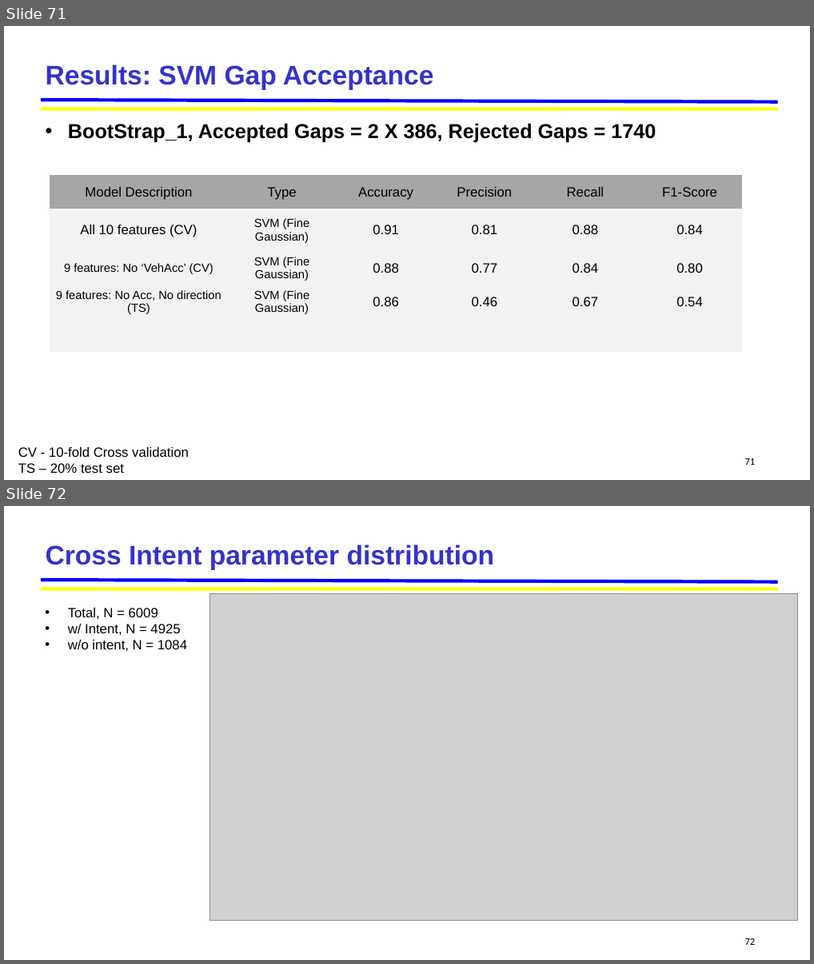
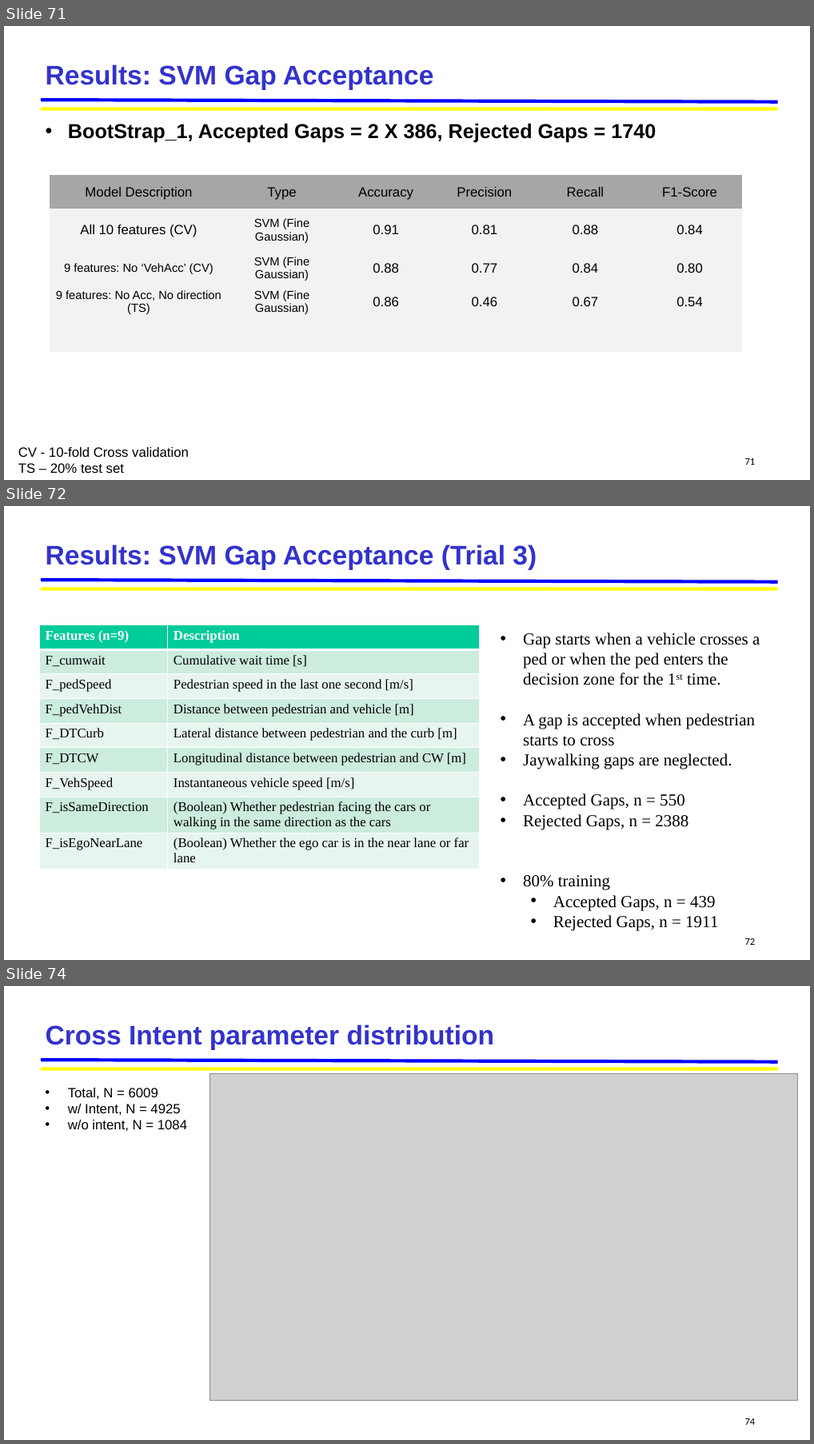
Before and after one commit to jskumaar/pedestrianHybridModel, a slide deck: Pedestrian_Hybrid_Model [Autosaved].pptx. Shown one above the other, each under a label of ours: slides 71 and 72 before the commit, slides 71, 72 and 74 after it; the slides between them are not shown. The pictures are 814x964 and 814x1444 pixels, drawn with LibreOffice and Linux fonts; fonts in the diff are those of the drawing; grey boxes stand for pictures; background and template pictures are left out. Boxes give left, top, right and bottom in pixels: in the first picture for what was removed or moved away, otherwise in the second. Text is boxed around its words. In the diff, an @@ line names an element or a change of style, - is before the commit and + after.

```diff
--- a/Pedestrian_Hybrid_Model [Autosaved].pptx
+++ b/Pedestrian_Hybrid_Model [Autosaved].pptx
@@ slide 72 added at (4, 506, 810, 960), background #FFFFFF; not listed: 2 template elements that a slide beside it also shows @@
@@ title added at (46, 544, 537, 570), 32 pt, text #3333CC, bold @@
+Results: SVM Gap Acceptance (Trial 3)
@@ table added at (39, 625, 479, 901), 9 rows, 2 columns @@
+Features (n=9) | Description
+F_cumwait | Cumulative wait time [s]
+F_pedSpeed | Pedestrian speed in the last one second [m/s]
+F_pedVehDist | Distance between pedestrian and vehicle [m]
+F_DTCurb | Lateral distance between pedestrian and the curb [m]
+F_DTCW | Longitudinal distance between pedestrian and CW [m]
+F_VehSpeed | Instantaneous vehicle speed [m/s]
+F_isSameDirection | (Boolean) Whether pedestrian facing the cars or walking in the same direction as the cars
+F_isEgoNearLane | (Boolean) Whether the ego car is in the near lane or far lane
@@ text added at (523, 632, 760, 931), 20 pt, text #000000 @@
+• Gap starts when a vehicle crosses a ped or when the ped enters the decision zone for the 1st time.
+• A gap is accepted when pedestrian starts to cross
+• Jaywalking gaps are neglected.
+• Accepted Gaps, n = 550
+• Rejected Gaps, n = 2388
+• 80% training
+  • Accepted Gaps, n = 439
+  • Rejected Gaps, n = 1911
@@ page number added at (746, 938, 756, 944), 12 pt, text #000000 @@
+72
@@ what was slide 72 is now slide 74 @@
@@ page number at (746, 1418, 756, 1424): text changed @@
-72
+74
```
Also in this commit, not shown: 5 slides changed, 2 other slides added, 47 other files.
